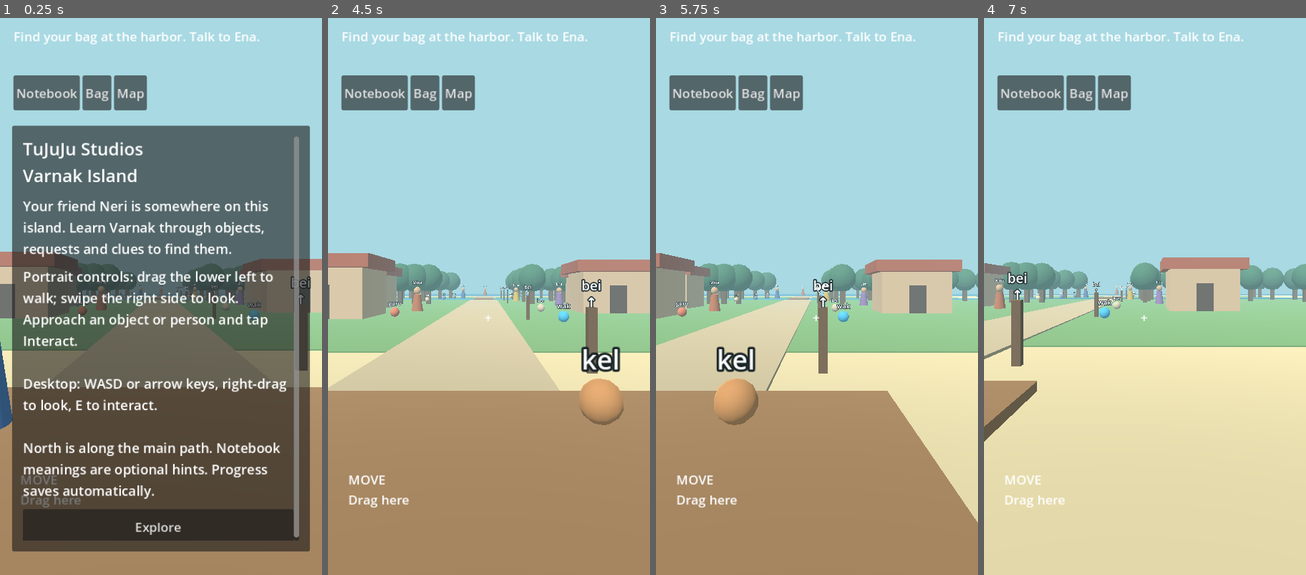
Above: before the commit, frames 1-4 (left to right).
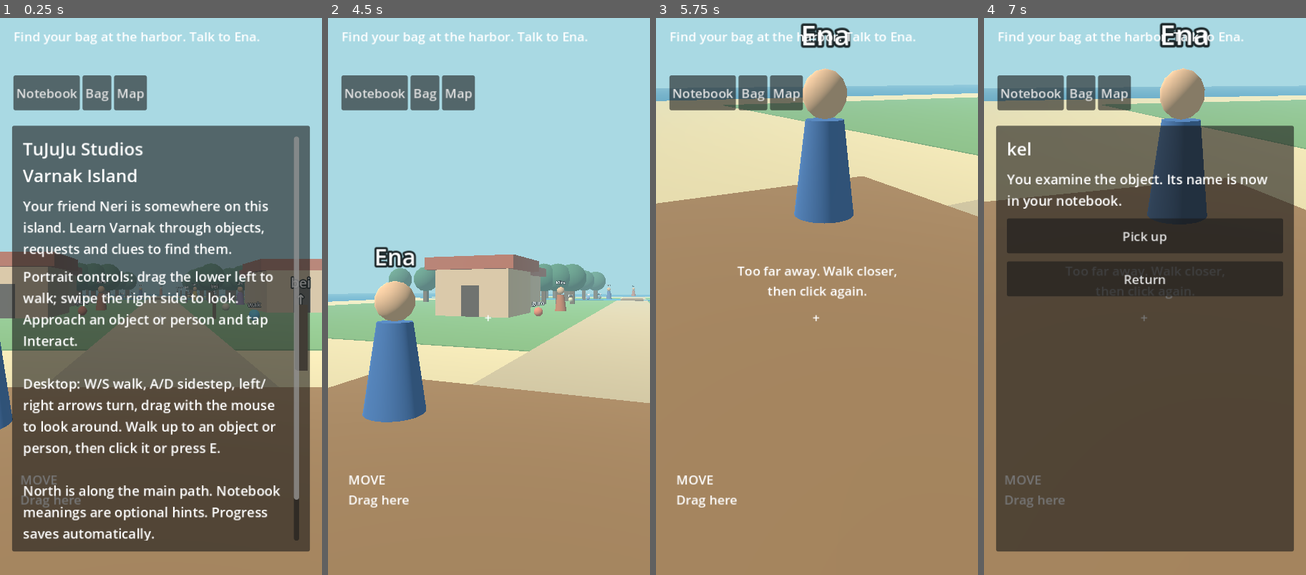
Above: after the commit, the same moments.

Repository: hamminkj/varnak-island
Game: Godot game, scene res://main.tscn
Same seed, same stepped clock (60 frames per second), same inputs: the game is played once before the commit and once after it.
Inputs (mouse positions are in pixels of both pictures, inside the frame that each line leads up to):
- Up to frame 1 (0.25 s): no input
- Up to frame 2 (4.5 s): click "Notebook" at 0.5 s; click "Bag" at 1.25 s; click "Map" at 2 s; click "Reset progress" at 2.75 s; click "Return" at 3.5 s; tap Enter at 4.25 s; move the mouse to (559, 257) at 4.27 s; hold D from 4.28 s (still down); hold Q from 4.28 s (still down); click (559, 257) at 4.42 s
- Up to frame 3 (5.75 s): release D at 5 s; release Q at 5 s; drag from (752, 318) to (800, 402) at 5.02 s
- Up to frame 4 (7 s): move the mouse to (1177, 162) at 5.77 s; hold D 5.78-6.5 s; hold Q 5.78-6.5 s; tap E at 5.85 s; click (1177, 162) at 5.92 s; drag from (1128, 402) to (1048, 201) at 6.52 s

The runs differ from the first frame. In frame 1, 9.5% of the frame differs, in the area x 7-93%, y 64-94%; in frame 2, 21%; in frame 3, 58%; in frame 4, 87%, in the area x 0-100%, y 0-100%.

Commit message:
Improve desktop controls: drag to look, arrows turn, click objects to interact
Co-Authored-By: Claude Sonnet 5.5 <noreply@anthropic.com>
Claude-Session: https://claude.ai/code/session_01KtdAfpvfFKLaiXJyS7je7X

Diff:
--- a/main.gd
+++ b/main.gd
@@ -14,6 +14,9 @@
 var look_finger: int = -1
 var joy_origin: Vector2
 var mouse_look: bool = false
+var left_down: bool = false
+var left_drag: float = 0.0
+var hint_time: float = 0.0
 var entities: Array = []
 var inventory: Array = []
 var discovered: Array = []
@@ -289,7 +292,7 @@
 func show_intro():
 	clear_panel("TuJuJu Studios\nVarnak Island")
 	text_line("Your friend Neri is somewhere on this island. Learn Varnak through objects, requests and clues to find them.")
-	text_line("Portrait controls: drag the lower left to walk; swipe the right side to look. Approach an object or person and tap Interact.\n\nDesktop: WASD or arrow keys, right-drag to look, E to interact.\n\nNorth is along the main path. Noteb …(64 unchanged characters)…
+	text_line("Portrait controls: drag the lower left to walk; swipe the right side to look. Approach an object or person and tap Interact.\n\nDesktop: W/S walk, A/D sidestep, left/right arrows turn, drag with the mouse to look around. Walk up to an object or person, then click it or press E.\n\nNorth is along the main path. Noteb …(64 unchanged characters)…
 	button("Explore",close_panel,content)
 
 func learn(word: String):
@@ -315,8 +318,10 @@
 	var axis = joy
 	if Input.is_physical_key_pressed(KEY_W) or Input.is_physical_key_pressed(KEY_UP): axis.y -= 1
 	if Input.is_physical_key_pressed(KEY_S) or Input.is_physical_key_pressed(KEY_DOWN): axis.y += 1
-	if Input.is_physical_key_pressed(KEY_A) or Input.is_physical_key_pressed(KEY_LEFT): axis.x -= 1
-	if Input.is_physical_key_pressed(KEY_D) or Input.is_physical_key_pressed(KEY_RIGHT): axis.x += 1
+	if Input.is_physical_key_pressed(KEY_A): axis.x -= 1
+	if Input.is_physical_key_pressed(KEY_D): axis.x += 1
+	if Input.is_physical_key_pressed(KEY_LEFT) or Input.is_physical_key_pressed(KEY_Q): player.rotation.y += 1.9 * delta
+	if Input.is_physical_key_pressed(KEY_RIGHT): player.rotation.y -= 1.9 * delta
 	axis = axis.limit_length()
 	var direction = player.basis * Vector3(axis.x,0,axis.y)
 	player.velocity.x = direction.x * 4
@@ -337,7 +342,10 @@
 			target = e
 		if e["kind"] == "npc":
 			node.rotation.y = sin(clock * 0.35 + float(entities.find(e))) * 0.12
-	prompt.text = target.get("word", "")
+	hint_time -= delta
+	if hint_time > 0.0: pass
+	elif target.is_empty(): prompt.text = ""
+	else: prompt.text = str(target.get("word", "")) + "\n(click it, press E, or tap Interact)"
 	interact_button.disabled = target.is_empty()
 
 func _unhandled_input(event):
@@ -363,7 +371,39 @@
 		if event.index == look_finger: look(event.relative)
 	if event is InputEventMouseButton and event.button_index == MOUSE_BUTTON_RIGHT:
 		mouse_look = event.pressed
-	if event is InputEventMouseMotion and mouse_look: look(event.relative)
+	if event is InputEventMouseButton and event.button_index == MOUSE_BUTTON_LEFT:
+		if event.pressed:
+			left_down = true
+			left_drag = 0.0
+		else:
+			if left_down and left_drag < 8.0: click_pick(event.position)
+			left_down = false
+	if event is InputEventMouseMotion:
+		if mouse_look: look(event.relative)
+		elif left_down:
+			left_drag += event.relative.length()
+			if left_drag >= 8.0: look(event.relative)
+
+func click_pick(pos: Vector2):
+	var best_e = {}
+	var best_d = 70.0
+	for e in entities:
+		var node = e["node"] as Node3D
+		if not node.visible: continue
+		var p = node.global_position + Vector3(0,0.9,0)
+		if camera.is_position_behind(p): continue
+		var d = camera.unproject_position(p).distance_to(pos)
+		if d < best_d:
+			best_d = d
+			best_e = e
+	if best_e.is_empty(): return
+	var node2 = best_e["node"] as Node3D
+	if player.position.distance_to(node2.position) <= 3.4:
+		target = best_e
+		interact()
+	else:
+		prompt.text = "Too far away. Walk closer, then click again."
+		hint_time = 2.5
 
 func look(amount: Vector2):
 	player.rotation.y -= amount.x * 0.004
Not shown, changed: README.md
